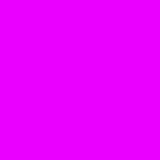
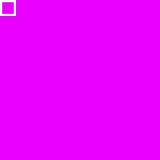
Layers edited between the first and the second 160px x 160px image:
added layer "Rectangle 1" above "Background" over left=0, top=0, right=16, bottom=16
